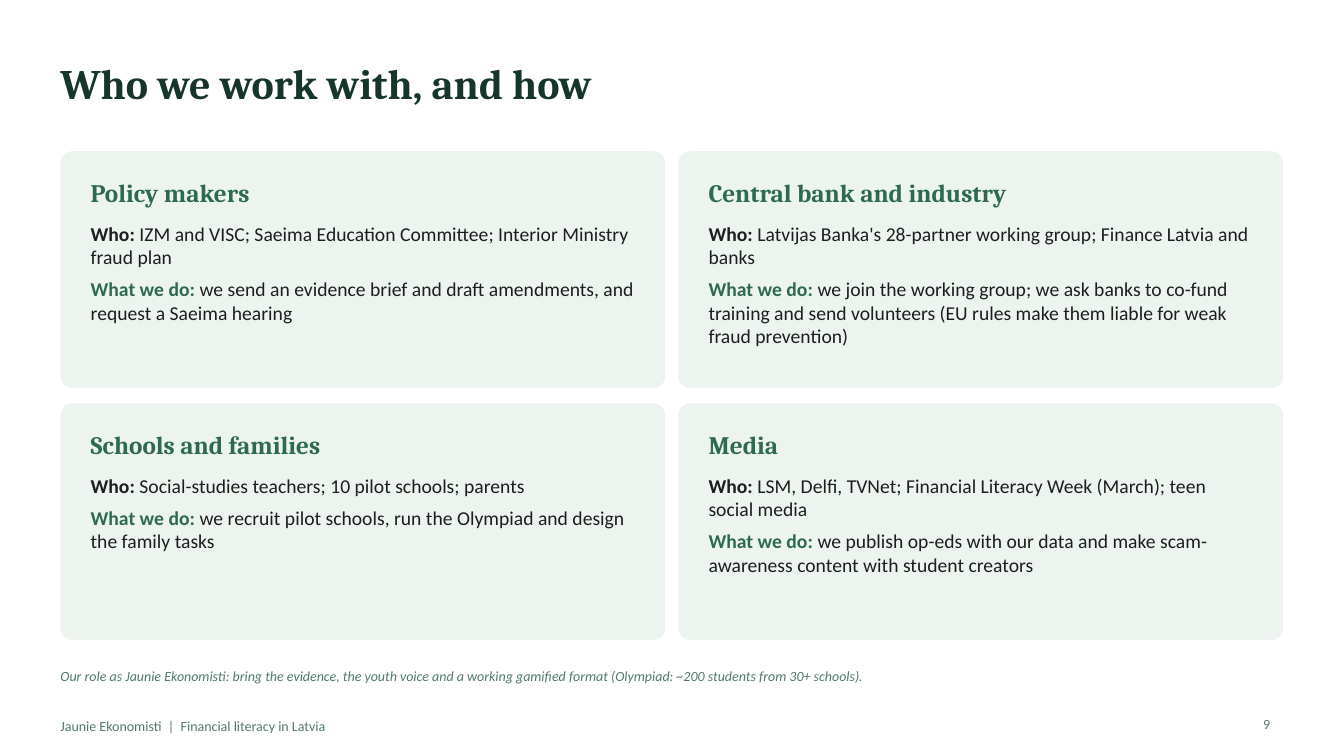
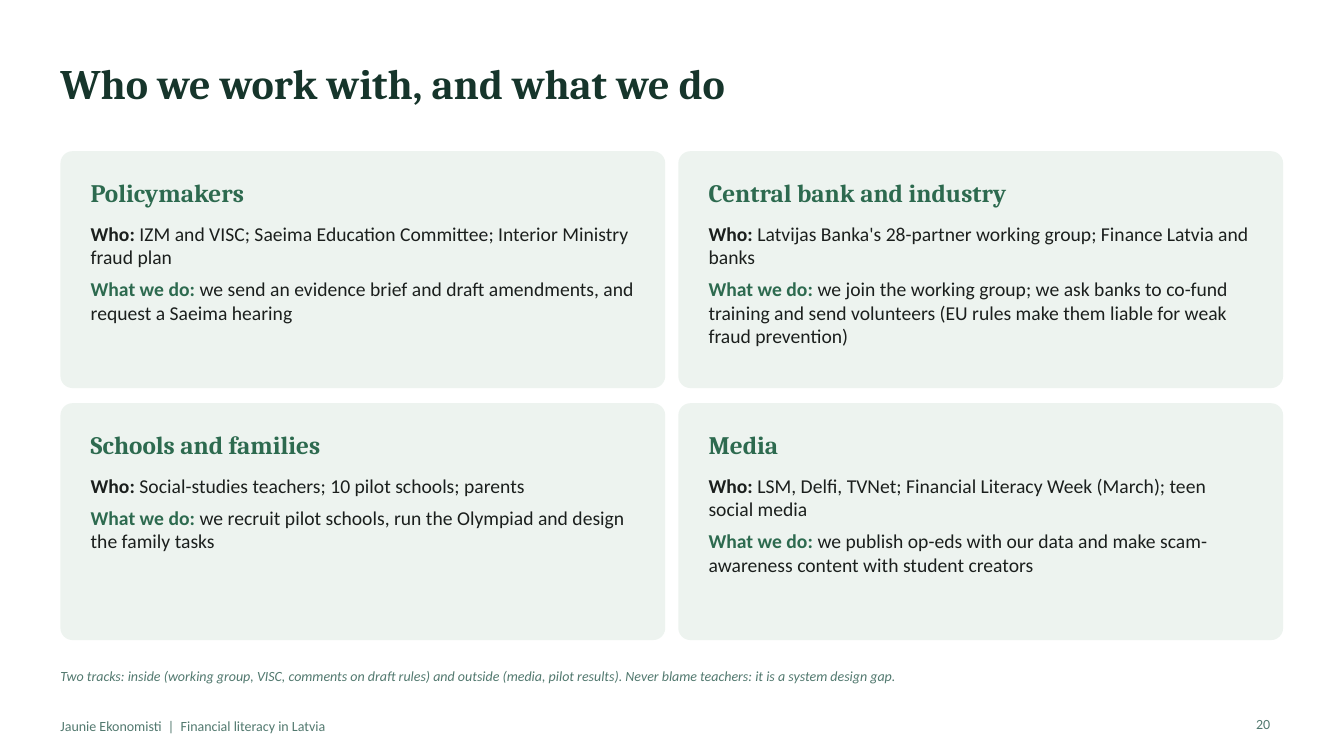
Before and after one commit to ArtisLV890/Elective-Impact-Making-for-the-Competitiveness-and-Data-Driven-Decisions-2026-2027, a slide deck: slide 20 of financial-literacy/presentation/Financial literacy in Latvia - presentation.pptx (slide 9 before the commit). Drawn at 1344x756 pixels with LibreOffice and Linux fonts; fonts in the diff are those of the drawing. Boxes give left, top, right and bottom in pixels: in the first picture for what was removed or moved away, otherwise in the second. Text is boxed around its words. In the diff, an @@ line names an element or a change of style, - is before the commit and + after.

```diff
--- a/financial-literacy/presentation/Financial literacy in Latvia - presentation.pptx
+++ b/financial-literacy/presentation/Financial literacy in Latvia - presentation.pptx
@@ title at bbox=[60, 69, 725, 105]: text changed @@
-Who we work with, and how
+Who we work with, and what we do
@@ text at bbox=[91, 184, 244, 208]: spaces changed @@
-Policy makers
+Policymakers
@@ text at bbox=[60, 671, 895, 684]: text changed @@
-Our role as Jaunie Ekonomisti: bring the evidence, the youth voice and a working gamified format (Olympiad: ~200 students from 30+ schools).
+Two tracks: inside (working group, VISC, comments on draft rules) and outside (media, pilot results). Never blame teachers: it is a system design gap.
@@ page number at bbox=[1256, 720, 1270, 729]: text changed @@
-9
+20
```
Also in this commit, not shown: 17 other slides changed, 15 slides added, 3 slides removed, 3 other files.
